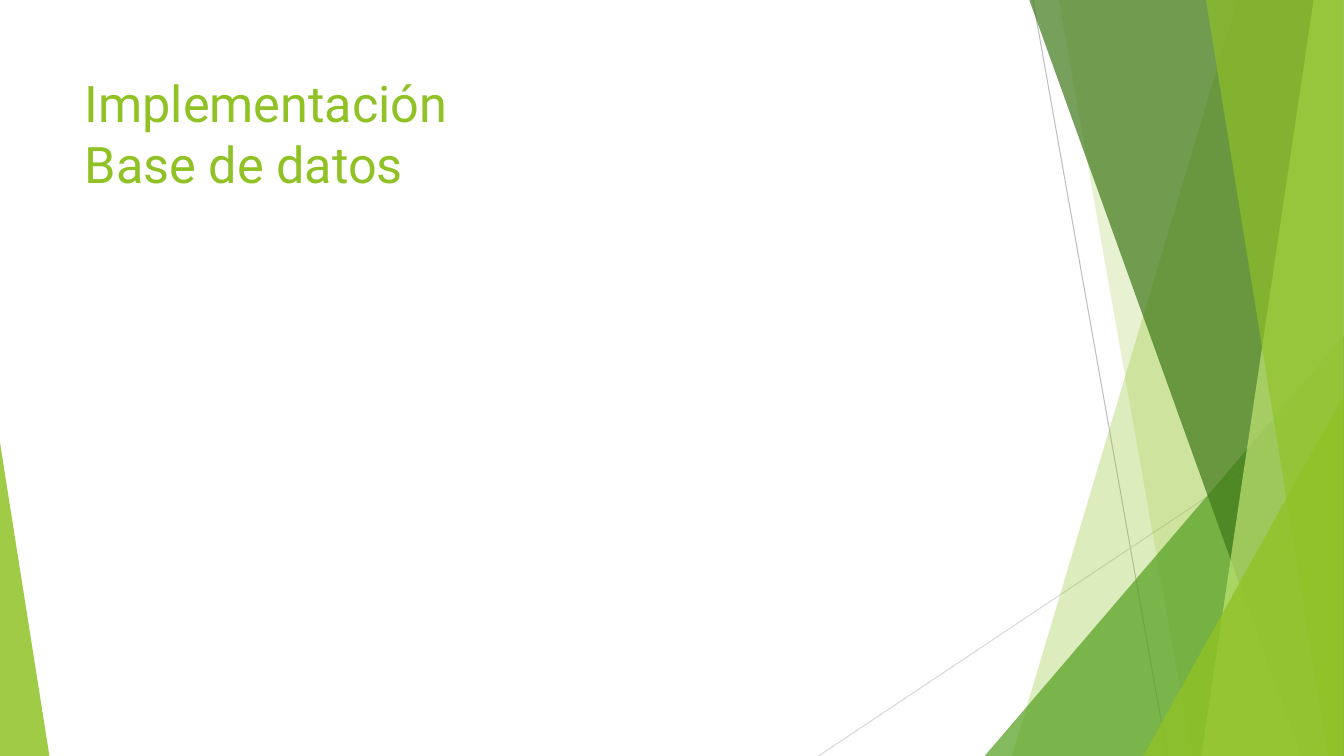
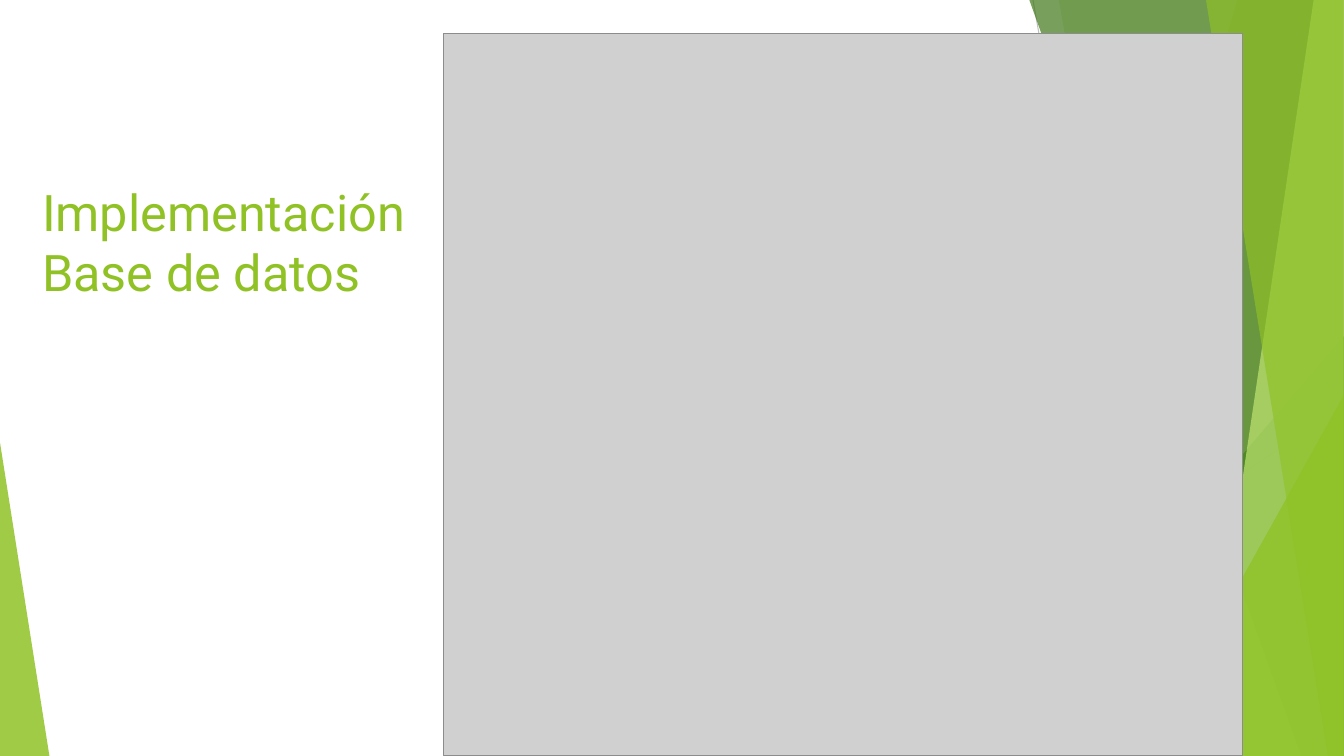
Before and after one commit to jojube95/piset, a slide deck: slide 14 of entregables/presentation/Análisis y desarrollo de una aplicación de gestión de tareas para grupos.pptx (slide 15 before the commit). Drawn at 1344x756 pixels with LibreOffice and Linux fonts; fonts in the diff are those of the drawing; grey boxes stand for pictures. Boxes give left, top, right and bottom in pixels: in the first picture for what was removed or moved away, otherwise in the second. Text is boxed around its words. In the diff, an @@ line names an element or a change of style, - is before the commit and + after.

```diff
--- a/entregables/presentation/Análisis y desarrollo de una aplicación de gestión de tareas para grupos.pptx
+++ b/entregables/presentation/Análisis y desarrollo de una aplicación de gestión de tareas para grupos.pptx
@@ freeform shape at [1029, 0, 1344, 756]: fill #3F7819 at 70% opacity to #3F7818 at 70% opacity @@
@@ freeform shape at [1202, 0, 1344, 756]: fill #C0E474 at 70% opacity to #BFE471 at 70% opacity @@
@@ picture added at [444, 33, 1243, 756] @@
@@ title "Implementación Base de datos": place and size @@
-title "Implementación Base de datos" at [85, 84, 448, 184]
+title "Implementación Base de datos" at [42, 193, 405, 292]
@@ title "Implementación Base de datos" at [42, 193, 405, 292]: vertical alignment top to bottom @@
@@ line (1344, 406) - (819, 756): stroke #D9D9D9 0.75 pt to #D8D8D8 0.75 pt @@
```
Also in this commit, not shown: 18 other slides changed, 4 slides added, 3 slides removed.
